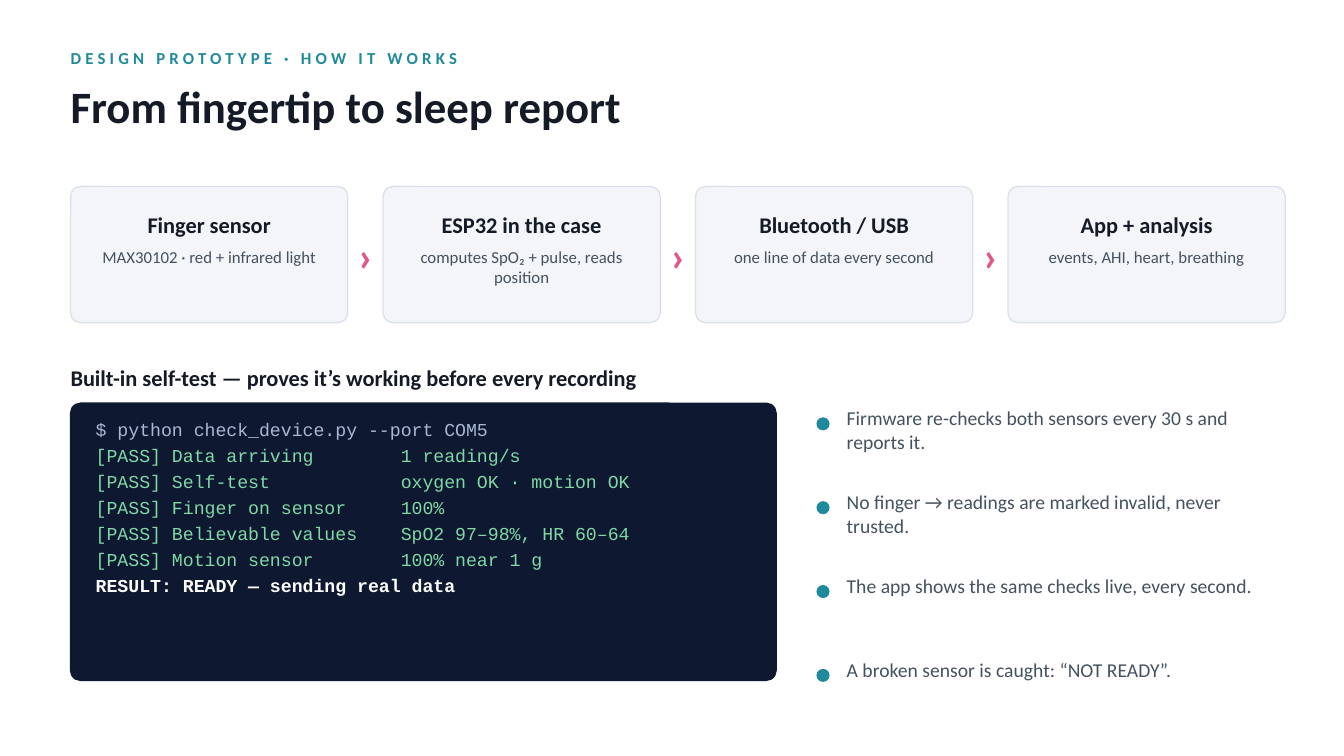
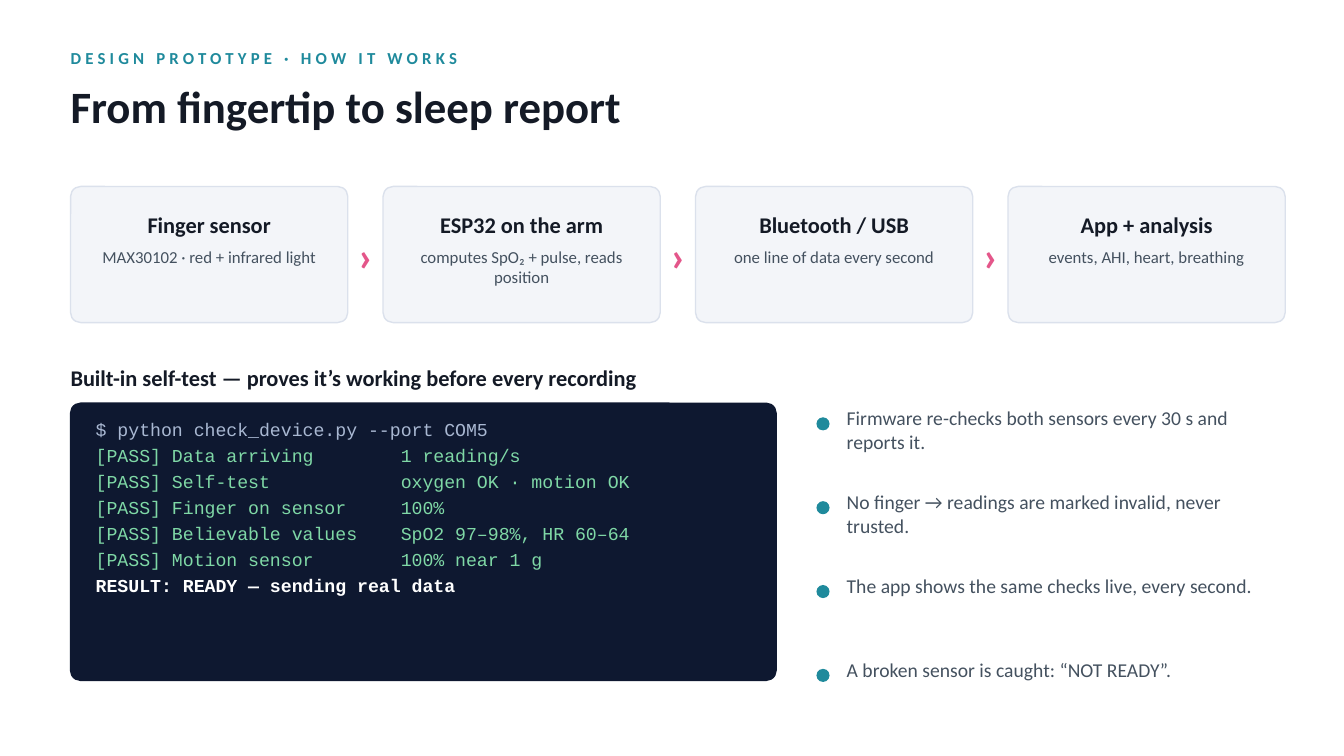
Before and after one commit to gabrielamamanestudent-wq/teetomivV2, a slide deck: slide 5 of science-fair/night-signal/Night_Signal_Presentation.pptx. Drawn at 1344x756 pixels with LibreOffice and Linux fonts; fonts in the diff are those of the drawing. Boxes give left, top, right and bottom in pixels: in the first picture for what was removed or moved away, otherwise in the second. Text is boxed around its words. In the diff, an @@ line names an element or a change of style, - is before the commit and + after.

```diff
--- a/science-fair/night-signal/Night_Signal_Presentation.pptx
+++ b/science-fair/night-signal/Night_Signal_Presentation.pptx
@@ text at (440,217,603,233): text changed @@
-ESP32 in the case
+ESP32 on the arm
```
Also in this commit, not shown: 6 other slides changed, 11 other files.
